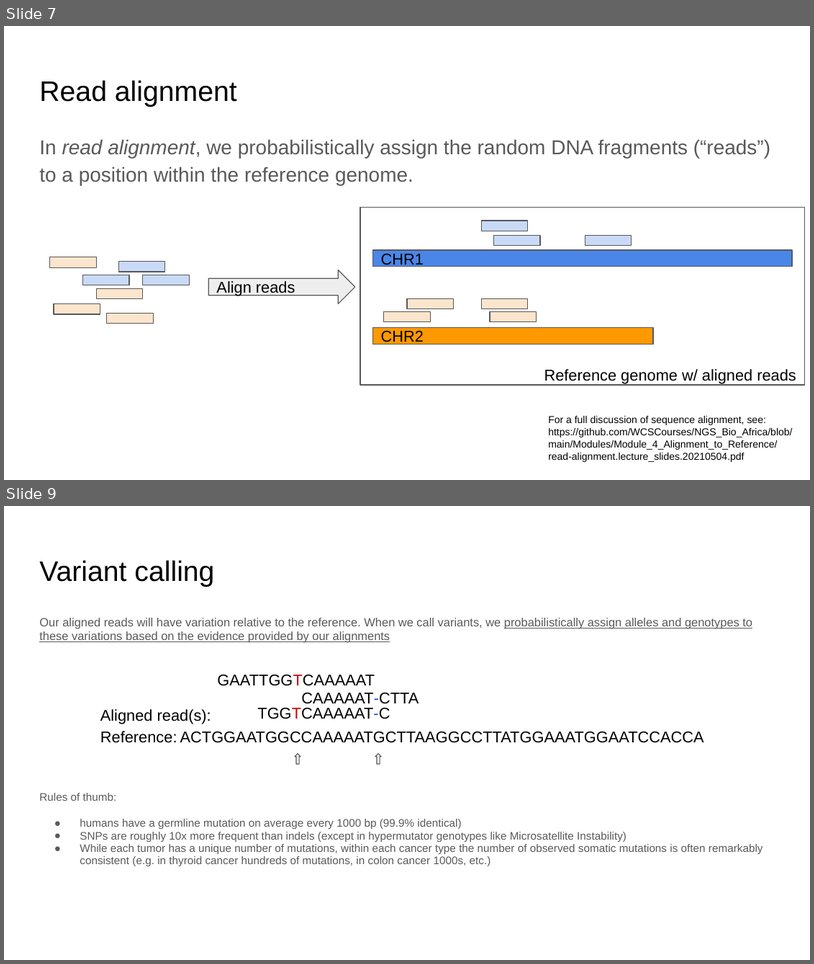
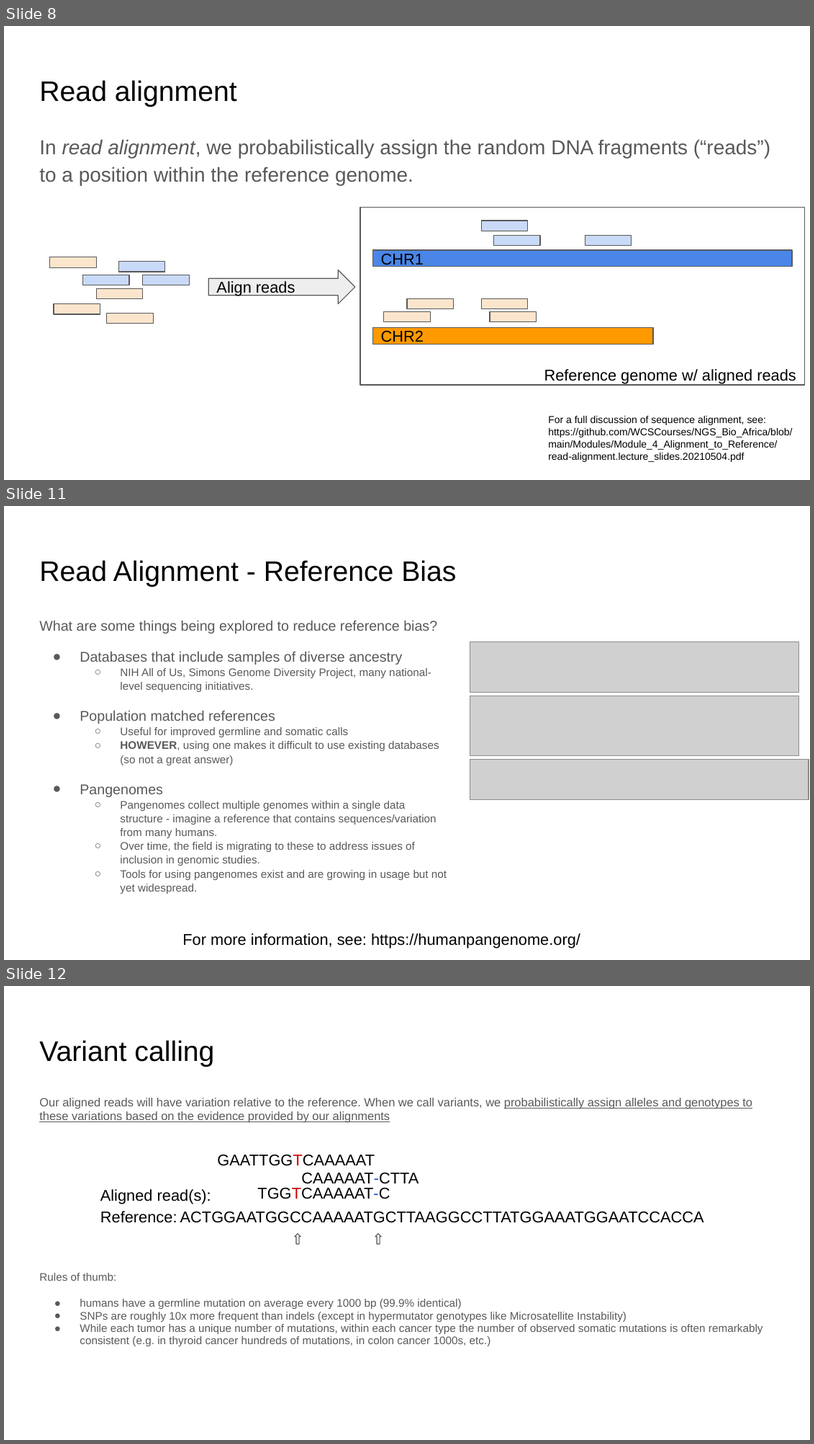
Before and after one commit to WCSCourses/cancer_genome_analysis_africa, a slide deck: modules/Mutation calling/Cancer Genomics Course - Somatic Variant Calling.pptx. Shown one above the other, each under a label of ours: slides 7 and 9 before the commit, slides 8, 11 and 12 after it; the slides between them are not shown. The pictures are 814x964 and 814x1444 pixels, drawn with LibreOffice and Linux fonts; fonts in the diff are those of the drawing; grey boxes stand for pictures. Boxes give left, top, right and bottom in pixels: in the first picture for what was removed or moved away, otherwise in the second. Text is boxed around its words. In the diff, an @@ line names an element or a change of style, - is before the commit and + after.

```diff
--- a/modules/Mutation calling/Cancer Genomics Course - Somatic Variant Calling.pptx
+++ b/modules/Mutation calling/Cancer Genomics Course - Somatic Variant Calling.pptx
@@ slide 11 added at box(4, 506, 810, 960), background #FFFFFF @@
@@ title added at box(39, 560, 456, 587), 25.2 pt, text #000000 @@
+Read Alignment - Reference Bias
@@ text added at box(39, 620, 447, 893), 9.8 pt, text #595959 @@
+What are some things being explored to reduce reference bias?
+● Databases that include samples of diverse ancestry
+  ○ NIH All of Us, Simons Genome Diversity Project, many national-level sequencing initiatives.
+● Population matched references
+  ○ Useful for improved germline and somatic calls
+  ○ HOWEVER, using one makes it difficult to use existing databases (so not a great answer)
+● Pangenomes
+  ○ Pangenomes collect multiple genomes within a single data structure - imagine a reference that contains sequences/variation from many humans.
+  ○ Over time, the field is migrating to these to address issues of inclusion in genomic studies.
+  ○ Tools for using pangenomes exist and are growing in usage but not yet widespread.
@@ picture added at box(470, 641, 799, 692) @@
@@ picture added at box(470, 695, 799, 755) @@
@@ picture added at box(470, 759, 809, 800) @@
@@ text added at box(183, 933, 581, 947), 14 pt, text #000000 @@
+For more information, see: https://humanpangenome.org/
@@ what was slide 7 is now slide 8 @@
@@ what was slide 9 is now slide 12 @@
```
Also in this commit, not shown: 8 slides changed, 5 other slides added, 1 other file.
